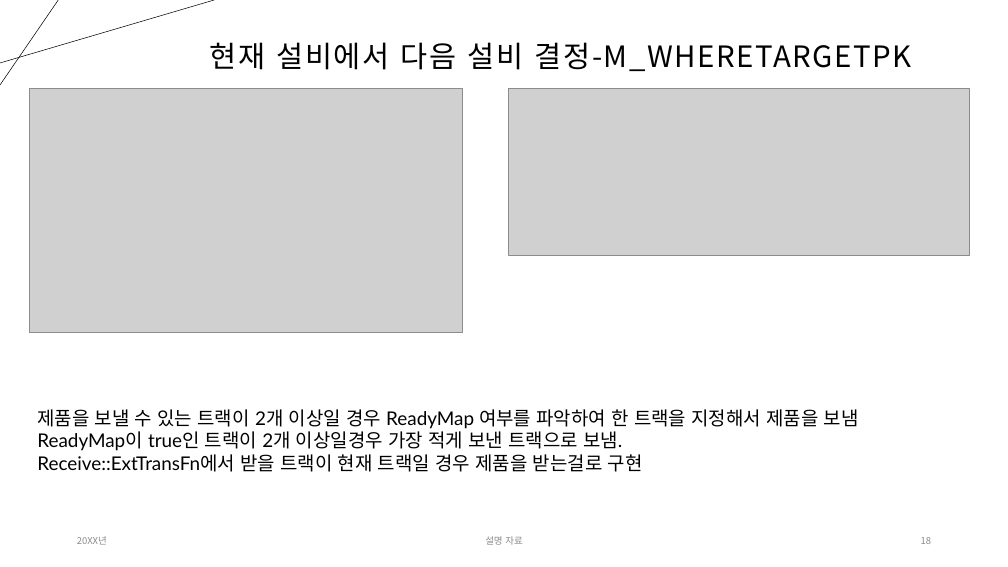
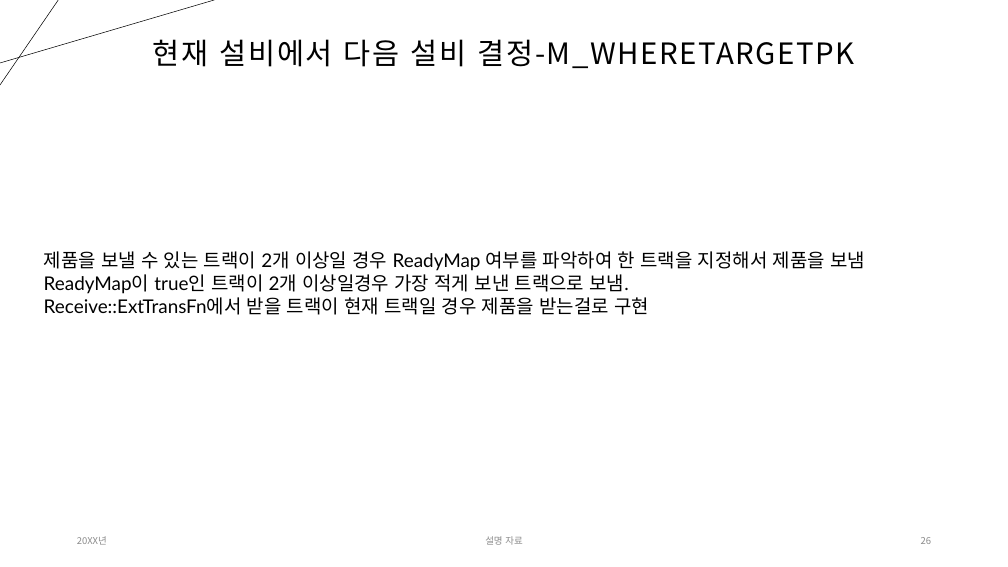
Before and after one commit to Tentailsahri/DT_FINAL_Project, a slide deck: slide 26 of 문서/시나리오에 따른 공정 시뮬레이션 발표 - 박민준.pptx (slide 18 before the commit). Drawn at 1008x567 pixels with LibreOffice and Linux fonts; fonts in the diff are those of the drawing; grey boxes stand for pictures. Boxes give left, top, right and bottom in pixels: in the first picture for what was removed or moved away, otherwise in the second. Text is boxed around its words. In the diff, an @@ line names an element or a change of style, - is before the commit and + after.

```diff
--- a/문서/시나리오에 따른 공정 시뮬레이션 발표 - 박민준.pptx
+++ b/문서/시나리오에 따른 공정 시뮬레이션 발표 - 박민준.pptx
@@ title "현재 설비에서 다음 설비 결정-M_WHERETARGETPK": place and size @@
-title "현재 설비에서 다음 설비 결정-M_WHERETARGETPK" at [210, 42, 912, 71]
+title "현재 설비에서 다음 설비 결정-M_WHERETARGETPK" at [153, 39, 855, 68]
@@ picture removed at [30, 88, 463, 333] @@
@@ picture removed at [509, 88, 969, 255] @@
@@ text "제품을 보낼 수 있는 트랙이 ...": place and size @@
-text "제품을 보낼 수 있는 트랙이 ..." at [37, 409, 859, 472]
+text "제품을 보낼 수 있는 트랙이 ..." at [44, 251, 865, 315]
```
Also in this commit, not shown: 3 other slides changed, 9 slides added, 2 other files.
